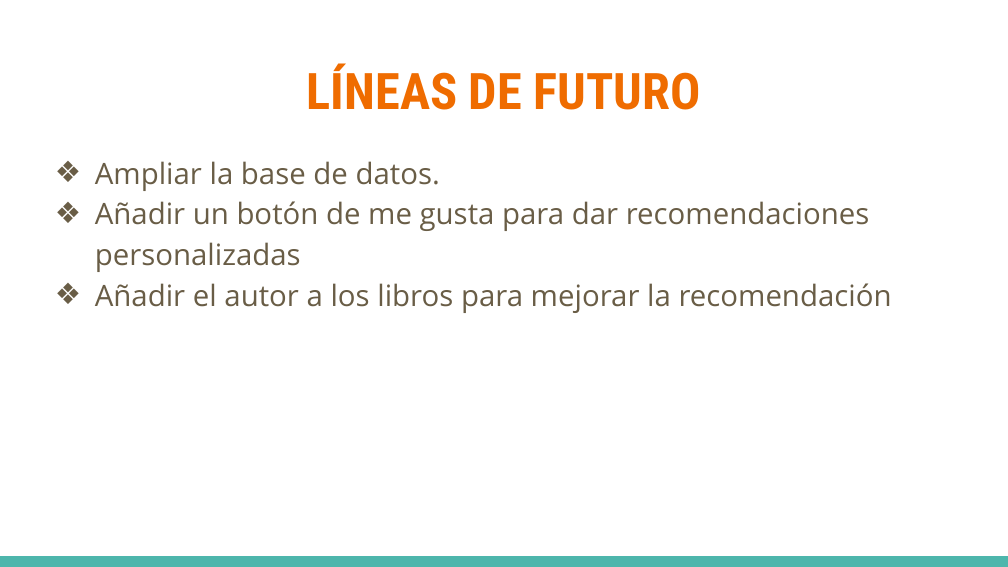
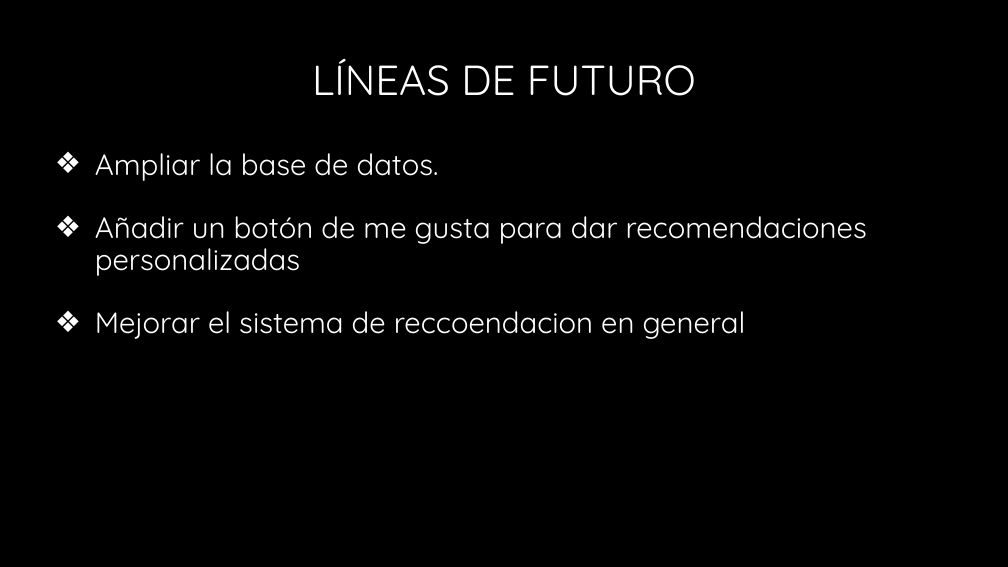
Before and after one commit to Catalfa/Recommandation_system, a slide deck: slide 12 of presentation/presentacion.pptx (slide 13 before the commit). Drawn at 1008x567 pixels with LibreOffice and Linux fonts; fonts in the diff are those of the drawing; background and template pictures are left out. Boxes give left, top, right and bottom in pixels: in the first picture for what was removed or moved away, otherwise in the second. Text is boxed around its words. In the diff, an @@ line names an element or a change of style, - is before the commit and + after.

```diff
--- a/presentation/presentacion.pptx
+++ b/presentation/presentacion.pptx
@@ background #FFFFFF to #000000 @@
@@ title "LÍNEAS DE FUTURO" at bbox=[312, 59, 696, 96]: size 36 to 30 pt, font Roboto Condensed to Quicksand, text colour #EF6C00 to #FFFFFF, bold off; line spacing 1 to 0.9 @@
@@ text at bbox=[95, 153, 867, 276]: font Open Sans to Quicksand, text colour #695D46 to #FFFFFF in "Ampliar la base de datos.", "Añadir un botón de me gusta para ..."; line spacing 1.15 to 0.9 @@
@@ text at bbox=[95, 311, 746, 339]: text changed; font Open Sans to Quicksand; text colour #695D46 to #FFFFFF @@
-❖ Añadir el autor a los libros para mejorar la recomendación
+❖ Mejorar el sistema de reccoendacion en general
@@ rectangle removed at bbox=[0, 556, 1008, 567] @@
```
Also in this commit, not shown: 13 other slides changed, 1 slide removed, 26 other files.
